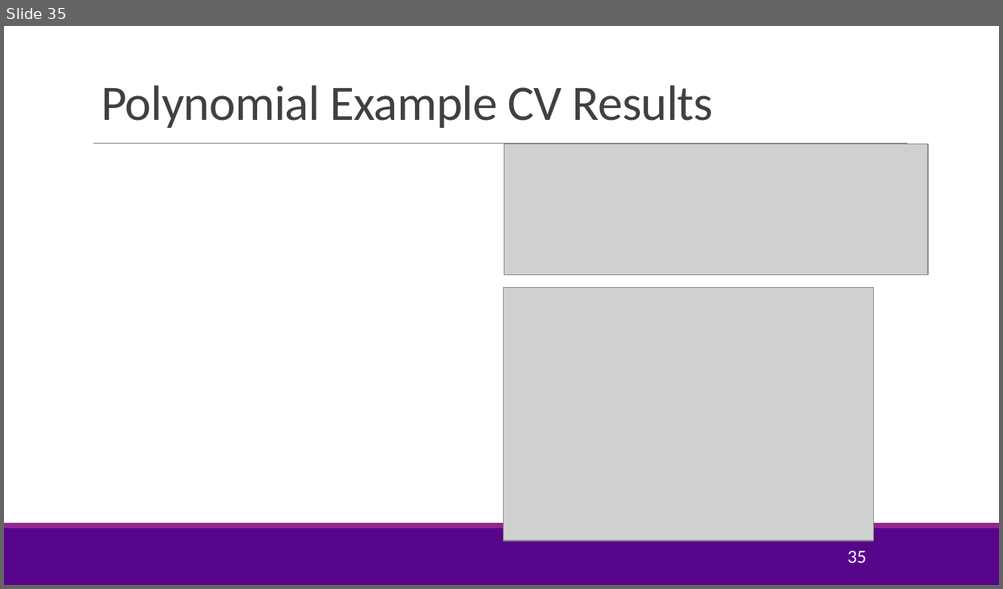
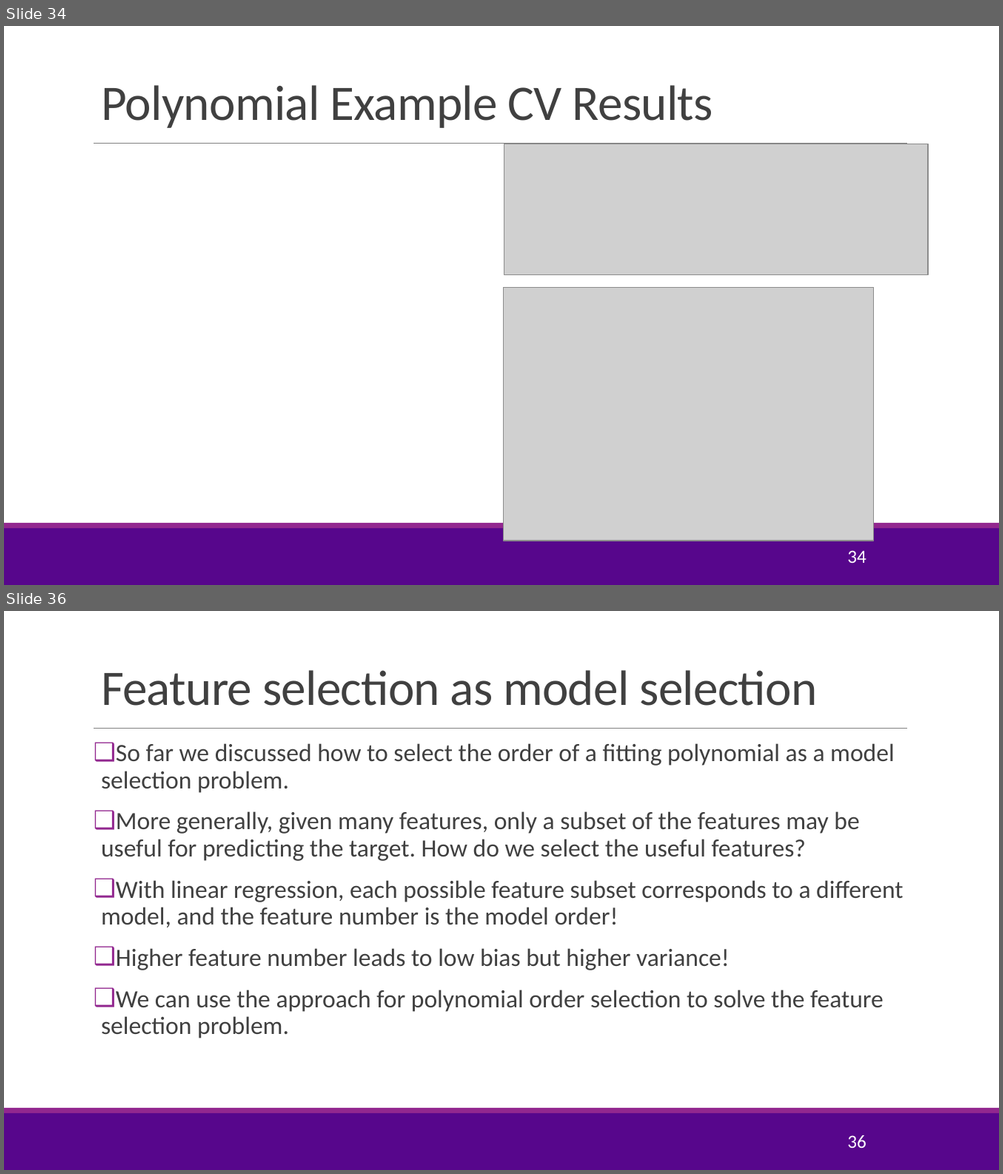
Before and after one commit to joshzzl/introml, a slide deck: lectures/Lect04_ModelSelection.pptx. Shown one above the other, each under a label of ours: slide 35 before the commit, slides 34 and 36 after it; the slides between them are not shown. The pictures are 1003x589 and 1003x1174 pixels, drawn with LibreOffice and Linux fonts; fonts in the diff are those of the drawing; grey boxes stand for pictures; background and template pictures are left out. Boxes give left, top, right and bottom in pixels: in the first picture for what was removed or moved away, otherwise in the second. Text is boxed around its words. In the diff, an @@ line names an element or a change of style, - is before the commit and + after.

Commit message:
Modified the way the bias-variance tradeoff is presented somewhat. Also added a few slides about feature selection. This is necessary since Lab is actually for feature selection.

```diff
--- a/lectures/Lect04_ModelSelection.pptx
+++ b/lectures/Lect04_ModelSelection.pptx
@@ slide 36 added at (4, 611, 999, 1170), background #FFFFFF; not listed: 3 template elements that a slide beside it also shows @@
@@ title added at (101, 670, 817, 706), 48 pt, text #404040 @@
+Feature selection as model selection
@@ text added at (101, 743, 902, 1039), 24 pt, text #404040 @@
+❑ So far we discussed how to select the order of a fitting polynomial as a model selection problem.
+❑ More generally, given many features, only a subset of the features may be useful for predicting the target. How do we select the useful features?
+❑ With linear regression, each possible feature subset corresponds to a different model, and the feature number is the model order!
+❑ Higher feature number leads to low bias but higher variance!
+❑ We can use the approach for polynomial order selection to solve the feature selection problem.
@@ page number added at (847, 1136, 866, 1149), 18 pt, text #FFFFFF @@
+36
@@ what was slide 35 is now slide 34 @@
@@ page number at (847, 551, 866, 563): text changed @@
-35
+34
```
Also in this commit, not shown: 10 slides changed, 5 other slides added, 1 slide removed, 1 other file.
